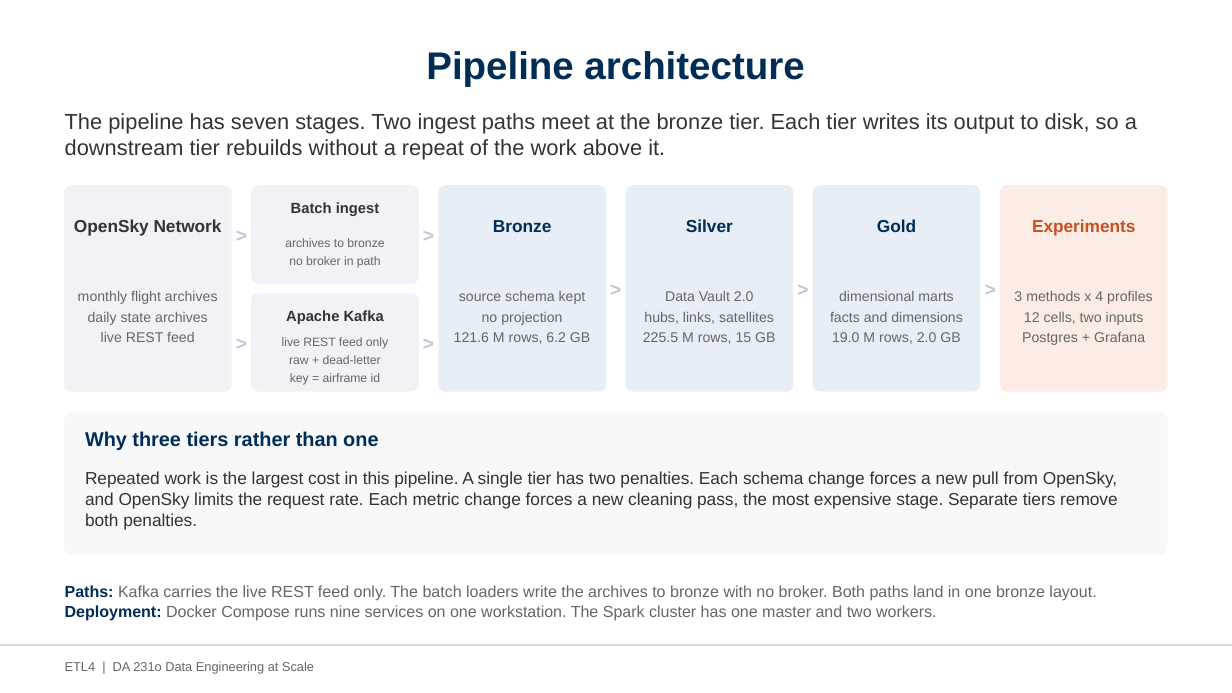
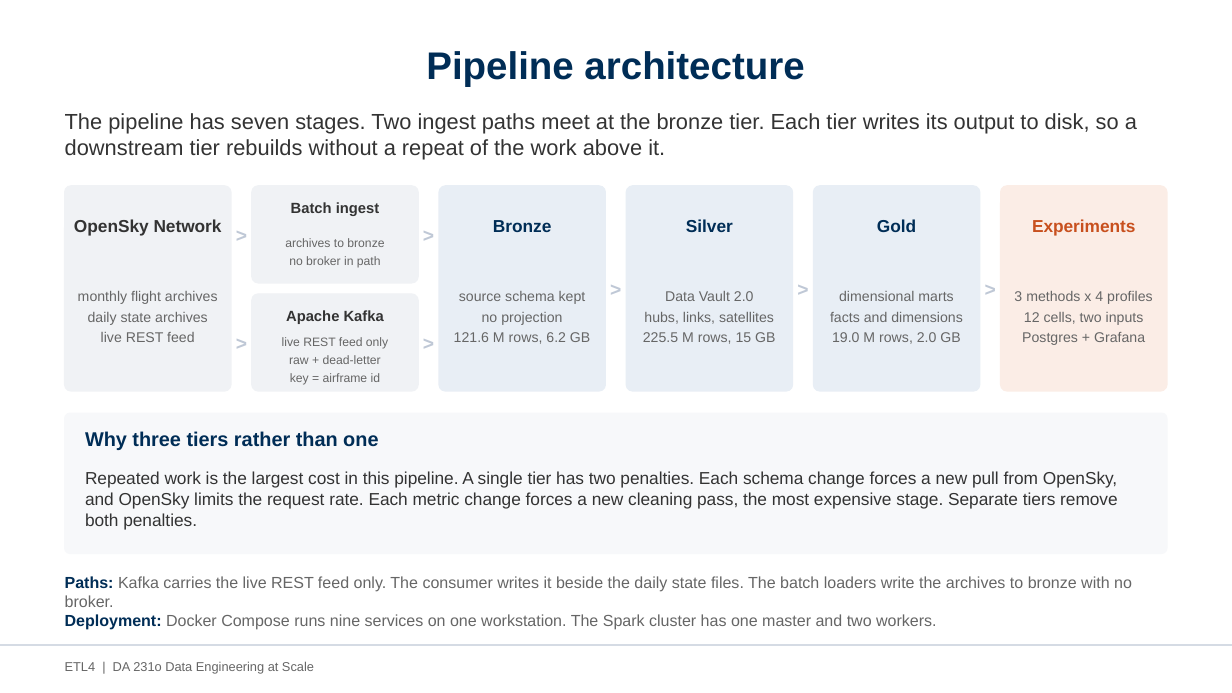
Before and after one commit to AvinashKompalli/Clean-Flight-Paths-from-Noisy-Aircraft-Data-at-Scale, a slide deck: slide 5 of etl4/docs/ETL4_Project_Presentation.pptx. Drawn at 1232x693 pixels with LibreOffice and Linux fonts; fonts in the diff are those of the drawing. Boxes give left, top, right and bottom in pixels: in the first picture for what was removed or moved away, otherwise in the second. Text is boxed around its words. In the diff, an @@ line names an element or a change of style, - is before the commit and + after.

Commit message:
docs: name the bronze dataset each ingest path writes to
The previous commit said both paths land in one bronze layout.
kafka_bronze_consumer.py and daily_batch.py write to
data/bronze/raw_states; bronze_flightlists.py writes the monthly Zenodo
flightlists to data/bronze/flightlists. Those are two datasets.

```diff
--- a/etl4/docs/ETL4_Project_Presentation.pptx
+++ b/etl4/docs/ETL4_Project_Presentation.pptx
@@ text at [65,576,1132,607]: text changed @@
-Paths: Kafka carries the live REST feed only. The batch loaders write the archives to bronze with no broker. Both paths land in one bronze layout.
+Paths: Kafka carries the live REST feed only. The consumer writes it beside the daily state files. The batch loaders write the archives to bronze with no broker.
```
Also in this commit, not shown: 2 other files.
